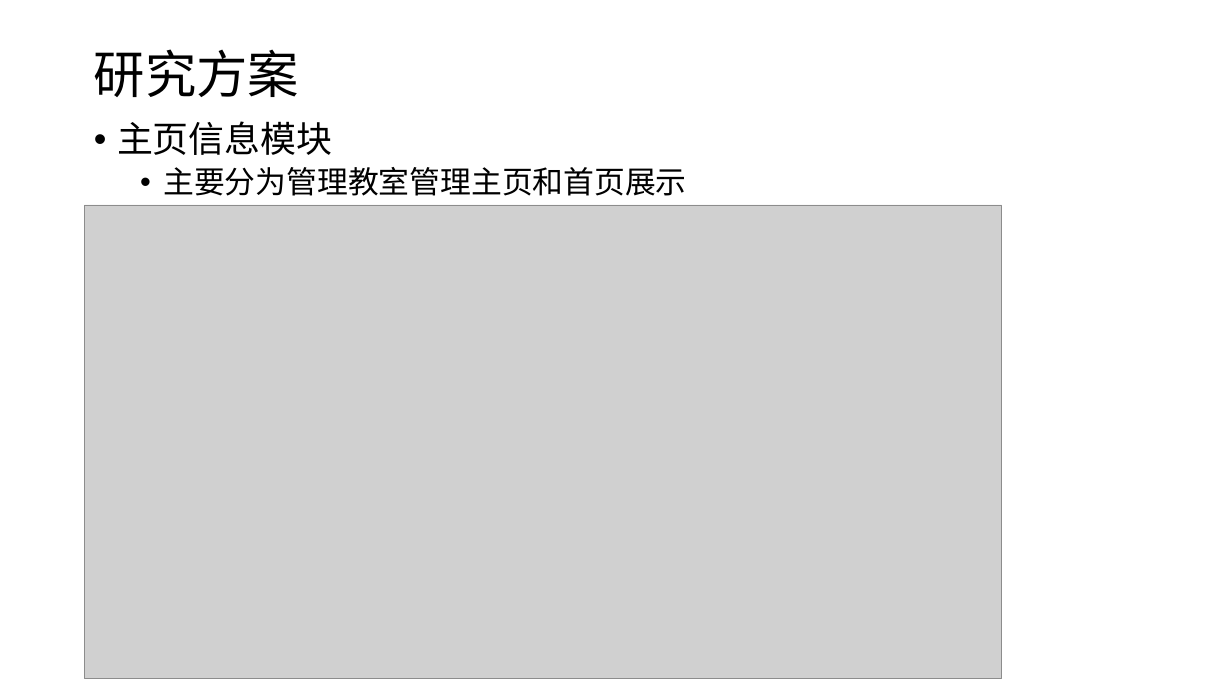
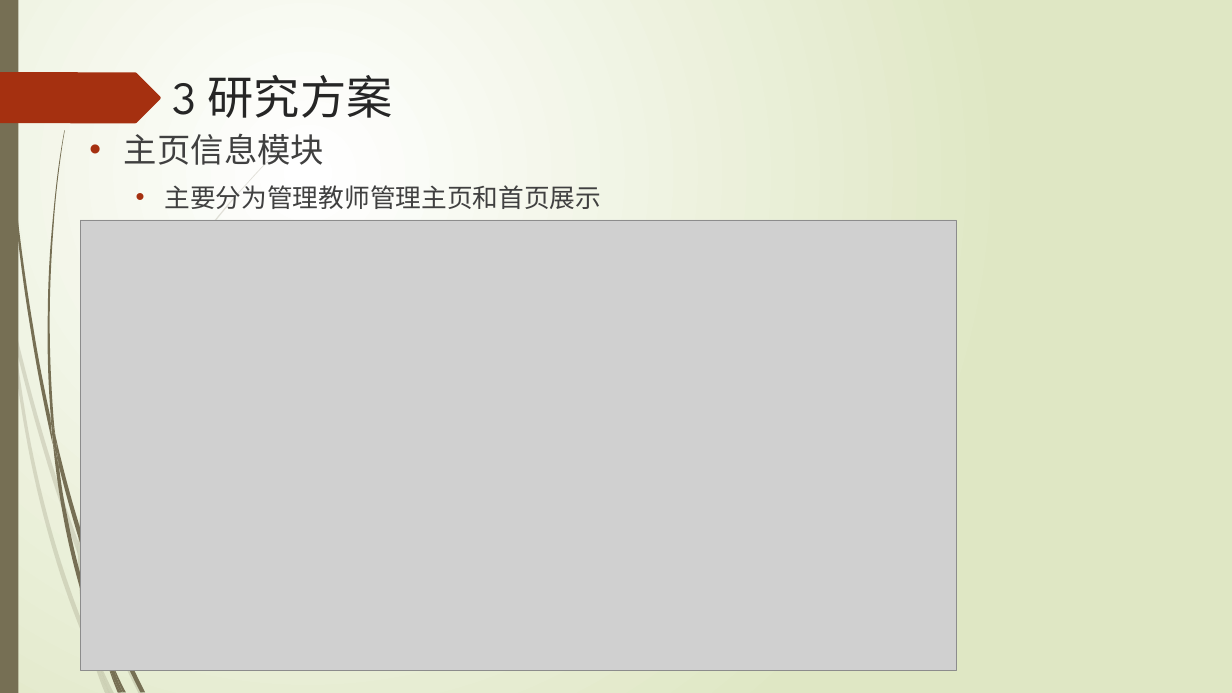
Before and after one commit to liuzhuocpp/liuzhuo_midterm_report, a slide deck: slide 15 of 刘卓中期报告.pptx (slide 9 before the commit). Drawn at 1232x693 pixels with LibreOffice and Linux fonts; fonts in the diff are those of the drawing; grey boxes stand for pictures. Boxes give left, top, right and bottom in pixels: in the first picture for what was removed or moved away, otherwise in the second. Text is boxed around its words. In the diff, an @@ line names an element or a change of style, - is before the commit and + after.

```diff
--- a/刘卓中期报告.pptx
+++ b/刘卓中期报告.pptx
@@ background #FFFFFF to gradient #FFFFFF to #DFE8C4 @@
@@ rectangle added at <box>0,0,18,693</box>, fill #766F54 @@
@@ freeform shape added at <box>0,72,161,123</box>, fill #A53010 @@
@@ text "3 研究方案" at <box>173,75,393,118</box>: vertical alignment middle to top @@
@@ text at <box>173,75,393,118</box>: text changed; size 40 to 36 pt; font Calibri to League Spartan; text colour #000000 to #262626 @@
-研究方案
+3 研究方案
@@ text "主页信息模块": place and size @@
-text "主页信息模块" at <box>117,121,687,196</box>
+text "主页信息模块" at <box>124,134,601,209</box>
@@ text at <box>124,134,324,165</box>: size 28 to 26 pt, font Calibri to League Spartan, text colour #000000 to #404040 in "主页信息模块"; indent changed; line spacing 0.9 to 1 @@
@@ text at <box>164,185,601,209</box>: text changed; size 24 to 20 pt; font Calibri to League Spartan; text colour #000000 to #404040 @@
-  • 主要分为管理教室管理主页和首页展示
+  • 主要分为管理教师管理主页和首页展示
@@ picture: place and size @@
-picture at <box>85,205,1003,679</box>
+picture at <box>80,220,957,671</box>
@@ group added at <box>0,141,288,693</box>: 10 freeform shapes @@
@@ group added at <box>3,0,145,693</box>: 9 freeform shapes @@
```
Also in this commit, not shown: 16 other slides changed, 9 slides added.
